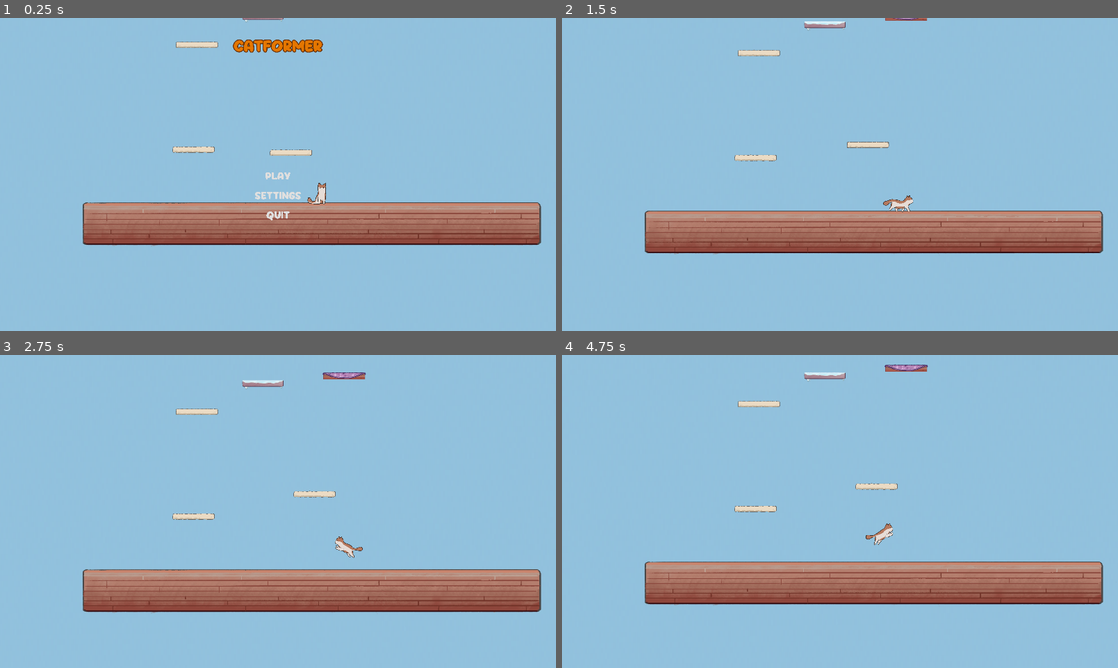
Above: before the commit, frames 1-4 (two rows, left to right).
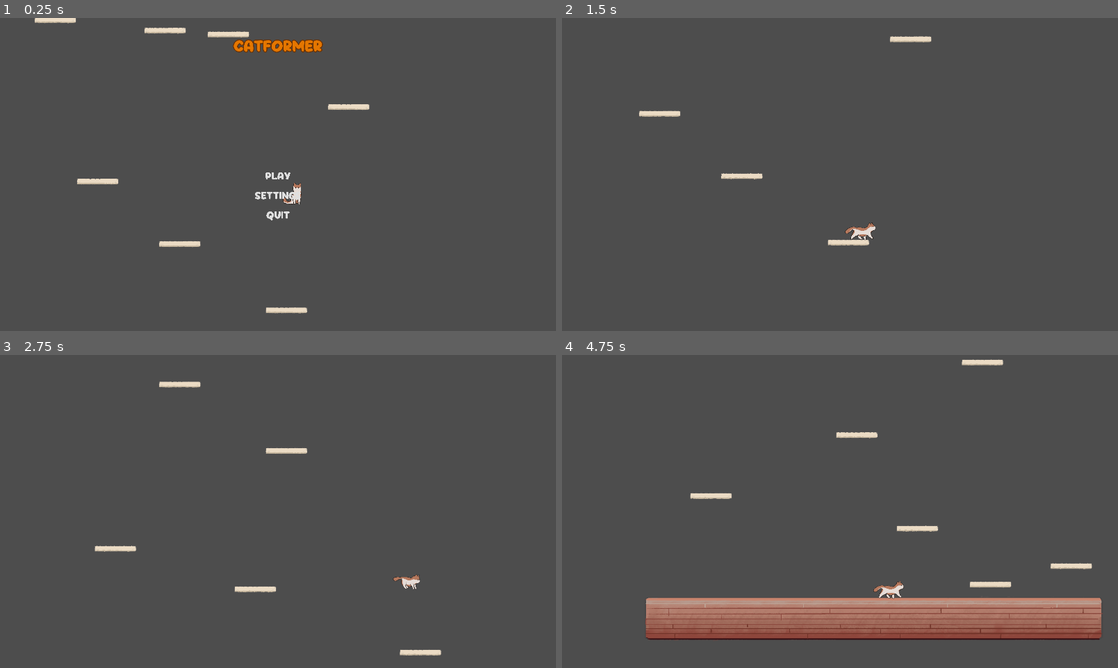
Above: after the commit, the same moments.

Repository: speedacm/Game-Dev-Catformer
Game: Godot game, scene res://Scenes/main.tscn
The game is run twice, just before and just after one commit, with the same random seed, the same clock (stepped at 60 frames per second) and the same inputs.
Inputs (mouse positions are in pixels of both pictures, inside the frame that each line leads up to):
- Up to frame 1 (0.25 s): no input
- Up to frame 2 (1.5 s): click (840, 177) at 0.5 s, where only the run after the commit has a clickable "Play"; move the mouse to (962, 158) at 1.27 s; hold D (right) from 1.28 s (still down); tap C (c) at 1.35 s; click (962, 158) at 1.42 s
- Up to frame 3 (2.75 s): release D (right) at 2 s; drag from (166, 527) to (250, 574) at 2.02 s
- Up to frame 4 (4.75 s): move the mouse to (895, 442) at 2.77 s; hold A (left) 2.78-3.5 s; tap C (c) at 2.85, 4.55 s; drag from (812, 574) to (673, 464) at 3.52 s; move the mouse to (1006, 558) at 4.27 s; hold D (right) from 4.28 s (still down); tap Space (space) at 4.35 s

The runs differ from the first frame. In frame 1, 99% of the frame differs, in the area x 0-100%, y 0-100%; in frame 2, 100%; in frame 3, 100%; in frame 4, 100%.

Commit message:
dw-levelupdate

Diff:
--- a/Scenes/Cat.tscn
+++ b/Scenes/Cat.tscn
@@ -1,8 +1,12 @@
-[gd_scene load_steps=4 format=3 uid="uid://boo4b1j3w2q34"]
+[gd_scene load_steps=5 format=3 uid="uid://boo4b1j3w2q34"]
 
 [ext_resource type="PackedScene" uid="uid://r0e1eotskc8v" path="res://Scenes/dragline.tscn" id="1_uyaia"]
 [ext_resource type="PackedScene" uid="uid://bdhgxihnvqm3e" path="res://Scenes/kineplayer.tscn" id="3_ve8hx"]
 [ext_resource type="PackedScene" uid="uid://bolikhkndwuga" path="res://Scenes/trajectory.tscn" id="4_0du1n"]
+
+[sub_resource type="Gradient" id="Gradient_0m15u"]
+offsets = PackedFloat32Array(0, 0.524229, 0.993392, 1)
+colors = PackedColorArray(1, 1, 1, 1, 1, 1, 1, 0.831017, 1, 1, 1, 0.559471, 1, 1, 1, 0)
 
 [node name="Cat" type="Node2D"]
 z_index = 2
@@ -13,6 +17,8 @@
 vel_multiplier = 2.0
 
 [node name="player" parent="." instance=ExtResource("3_ve8hx")]
-position = Vector2(171, 756)
+position = Vector2(0, -3000)
 
 [node name="Trajectory" parent="." instance=ExtResource("4_0du1n")]
+gradient = SubResource("Gradient_0m15u")
+texture_mode = 2
--- a/Scenes/highfric.tscn
+++ b/Scenes/highfric.tscn
@@ -1,9 +1,7 @@
 [gd_scene load_steps=3 format=3 uid="uid://cdqydwartk8a6"]
 
 [ext_resource type="PackedScene" uid="uid://cxuchcpo4q2cs" path="res://Scenes/platform.tscn" id="1_cb41q"]
-
-[ext_resource type="Texture2D" uid="uid://crmdtnra3wm37" path="res://Asset_Pack/statics/Game-Dev-Catformer - HF_Platform.png" id="2_1iebe"]
-
+[ext_resource type="Texture2D" uid="uid://bw45y68d5vptb" path="res://Asset_Pack/statics/Game-Dev-Catformer - HF_Platform.png" id="2_1iebe"]
 
 [node name="highfricplat" instance=ExtResource("1_cb41q")]
 friction = 1.0
--- /dev/null
+++ b/Scenes/jumpguide.tscn
@@ -0,0 +1,10 @@
+[gd_scene load_steps=2 format=3 uid="uid://br1drugah1lkp"]
+
+[sub_resource type="CircleShape2D" id="CircleShape2D_6sgic"]
+radius = 1142.14
+
+[node name="Node2D" type="Area2D"]
+
+[node name="CollisionShape2D" type="CollisionShape2D" parent="."]
+position = Vector2(-34, 5)
+shape = SubResource("CircleShape2D_6sgic")
--- a/Scenes/main.tscn
+++ b/Scenes/main.tscn
@@ -13,4 +13,3 @@
 position = Vector2(-657, -227)
 
 [node name="main_menu" parent="." instance=ExtResource("3_hpv0y")]
-visible = false
--- a/Scenes/map.tscn
+++ b/Scenes/map.tscn
@@ -1,47 +1,19 @@
-[gd_scene load_steps=8 format=3 uid="uid://bv5iafq5y71bk"]
+[gd_scene load_steps=7 format=3 uid="uid://bv5iafq5y71bk"]
 
 [ext_resource type="PackedScene" uid="uid://cxuchcpo4q2cs" path="res://Scenes/platform.tscn" id="2_kcbli"]
-[ext_resource type="Texture2D" uid="uid://c2kfms1wh23nx" path="res://Asset_Pack/statics/Screenshot 2023-10-04 at 6.39.47 PM.png" id="2_wne3f"]
+[ext_resource type="Texture2D" uid="uid://b1j40utw4anm1" path="res://Asset_Pack/statics/Screenshot 2023-10-04 at 6.39.47 PM.png" id="2_wne3f"]
 [ext_resource type="PackedScene" uid="uid://cnjh6epg3xgit" path="res://Scenes/floor.tscn" id="3_7brpr"]
+[ext_resource type="PackedScene" uid="uid://br1drugah1lkp" path="res://Scenes/jumpguide.tscn" id="4_4jxh7"]
 [ext_resource type="PackedScene" uid="uid://bichttx25c1lw" path="res://Scenes/lowfric.tscn" id="5_q510l"]
 [ext_resource type="PackedScene" uid="uid://cdqydwartk8a6" path="res://Scenes/highfric.tscn" id="6_hdb2k"]
-[ext_resource type="PackedScene" uid="uid://h32gt51wlunb" path="res://Scenes/scratch_pad.tscn" id="7_mxtyo"]
-[ext_resource type="PackedScene" uid="uid://cp13perh2nvvy" path="res://Scenes/movingPlatform.tscn" id="7_vt2xn"]
 
 [node name="Level1" type="Node2D"]
 
-[node name="platform7" parent="." instance=ExtResource("2_kcbli")]
-position = Vector2(-20, -54)
-
-[node name="platform9" parent="." instance=ExtResource("2_kcbli")]
-position = Vector2(1146, -987)
-
-[node name="platform10" parent="." instance=ExtResource("2_kcbli")]
-position = Vector2(413, -1689)
-
-[node name="platform11" parent="." instance=ExtResource("2_kcbli")]
-position = Vector2(1131, -1613)
-
-[node name="platform12" parent="." instance=ExtResource("2_kcbli")]
-position = Vector2(1119, -2312)
-
-[node name="platform13" parent="." instance=ExtResource("2_kcbli")]
-position = Vector2(-464, -3685)
-
-[node name="platform14" parent="." instance=ExtResource("2_kcbli")]
-position = Vector2(248, -7146)
-
-[node name="platform15" parent="." instance=ExtResource("2_kcbli")]
-position = Vector2(553, -6115)
-
-[node name="platform16" parent="." instance=ExtResource("2_kcbli")]
-position = Vector2(1157, -5396)
-
-[node name="platform6" parent="." instance=ExtResource("2_kcbli")]
-position = Vector2(793, 1076)
-scale = Vector2(10.7624, 1.58953)
+[node name="platform8" parent="." instance=ExtResource("2_kcbli")]
+position = Vector2(383, -1023)
 
 [node name="background" type="Sprite2D" parent="."]
+visible = false
 z_index = -3
 z_as_relative = false
 position = Vector2(639, -9272)
@@ -53,23 +25,83 @@
 position = Vector2(700, 1152)
 scale = Vector2(1.6, 1.6)
 
-[node name="platform18" parent="." instance=ExtResource("6_hdb2k")]
-position = Vector2(997, -302)
+[node name="platform2" parent="." instance=ExtResource("2_kcbli")]
+position = Vector2(1579, 946)
 
-[node name="MovingPlatform" parent="." instance=ExtResource("7_vt2xn")]
-position = Vector2(558, 767)
+[node name="platform3" parent="." instance=ExtResource("2_kcbli")]
+position = Vector2(2137, 819)
 
-[node name="MovingPlatform2" parent="." instance=ExtResource("7_vt2xn")]
-position = Vector2(-75, -4665)
+[node name="platform4" parent="." instance=ExtResource("2_kcbli")]
+position = Vector2(1074, 560)
 
-[node name="Scratch Pad" parent="." instance=ExtResource("7_mxtyo")]
-position = Vector2(425, -1314)
+[node name="platform5" parent="." instance=ExtResource("2_kcbli")]
+position = Vector2(-351, 335)
 
-[node name="Scratch Pad2" parent="." instance=ExtResource("7_mxtyo")]
-position = Vector2(387, -3070)
+[node name="platform6" parent="." instance=ExtResource("2_kcbli")]
+position = Vector2(656, -85)
+
+[node name="platform7" parent="." instance=ExtResource("2_kcbli")]
+position = Vector2(1524, -586)
+
+[node name="platform9" parent="." instance=ExtResource("2_kcbli")]
+position = Vector2(598, -1978)
+
+[node name="platform10" parent="." instance=ExtResource("2_kcbli")]
+position = Vector2(-583, -1303)
+
+[node name="platform11" parent="." instance=ExtResource("2_kcbli")]
+position = Vector2(-138, -2436)
+
+[node name="platform12" parent="." instance=ExtResource("2_kcbli")]
+position = Vector2(-705, -2867)
+
+[node name="platform13" parent="." instance=ExtResource("2_kcbli")]
+position = Vector2(1028, -3381)
+
+[node name="Node2D" parent="." instance=ExtResource("4_4jxh7")]
+position = Vector2(713, -7274)
+
+[node name="platform17" parent="." instance=ExtResource("2_kcbli")]
+position = Vector2(-240, -3909)
 
 [node name="lowfricplat" parent="." instance=ExtResource("5_q510l")]
-position = Vector2(435, -253)
+position = Vector2(-237, -4248)
 
-[node name="platform2" parent="." instance=ExtResource("2_kcbli")]
-position = Vector2(-43, 669)
+[node name="platform14" parent="." instance=ExtResource("2_kcbli")]
+position = Vector2(197, -3882)
+
+[node name="platform15" parent="." instance=ExtResource("2_kcbli")]
+position = Vector2(-766, -4419)
+
+[node name="platform19" parent="." instance=ExtResource("2_kcbli")]
+position = Vector2(-998, -3981)
+
+[node name="lowfricplat2" parent="." instance=ExtResource("5_q510l")]
+position = Vector2(234, -4189)
+
+[node name="highfricplat4" parent="." instance=ExtResource("6_hdb2k")]
+position = Vector2(-502, -7677)
+
+[node name="highfricplat3" parent="." instance=ExtResource("6_hdb2k")]
+position = Vector2(-608, -6255)
+
+[node name="highfricplat2" parent="." instance=ExtResource("6_hdb2k")]
+position = Vector2(96, -5261)
+
+[node name="lowfricplat4" parent="." instance=ExtResource("5_q510l")]
+position = Vector2(938, -5775)
+scale = Vector2(3.07602, 1)
+
+[node name="lowfricplat4" parent="lowfricplat4" instance=ExtResource("5_q510l")]
+position = Vector2(160.272, -955)
+scale = Vector2(0.943394, 1)
+
+[node name="highfricplat" parent="." instance=ExtResource("6_hdb2k")]
+position = Vector2(573, -4184)
+
+[node name="lowfricplat3" parent="." instance=ExtResource("5_q510l")]
+position = Vector2(-215, -5362)
+
+[node name="lowfricplat5" parent="." instance=ExtResource("5_q510l")]
+position = Vector2(-140, -7624)
+scale = Vector2(0.943394, 1)
--- a/Scripts/Trajectory.gd
+++ b/Scripts/Trajectory.gd
@@ -2,7 +2,7 @@
 
 @onready var player = get_parent().get_node("player")
 @onready var dragline = get_parent().get_node("dragline")
-var max_points = 250
+var max_points = 200
 
 func update_trajectory(delta):
 	clear_points()
Not shown: 1 places in Scenes/kineplayer.tscn that only renumber resources
Not shown: 1 places in Scenes/ui/themes/theme_one.tres that only renumber resources
